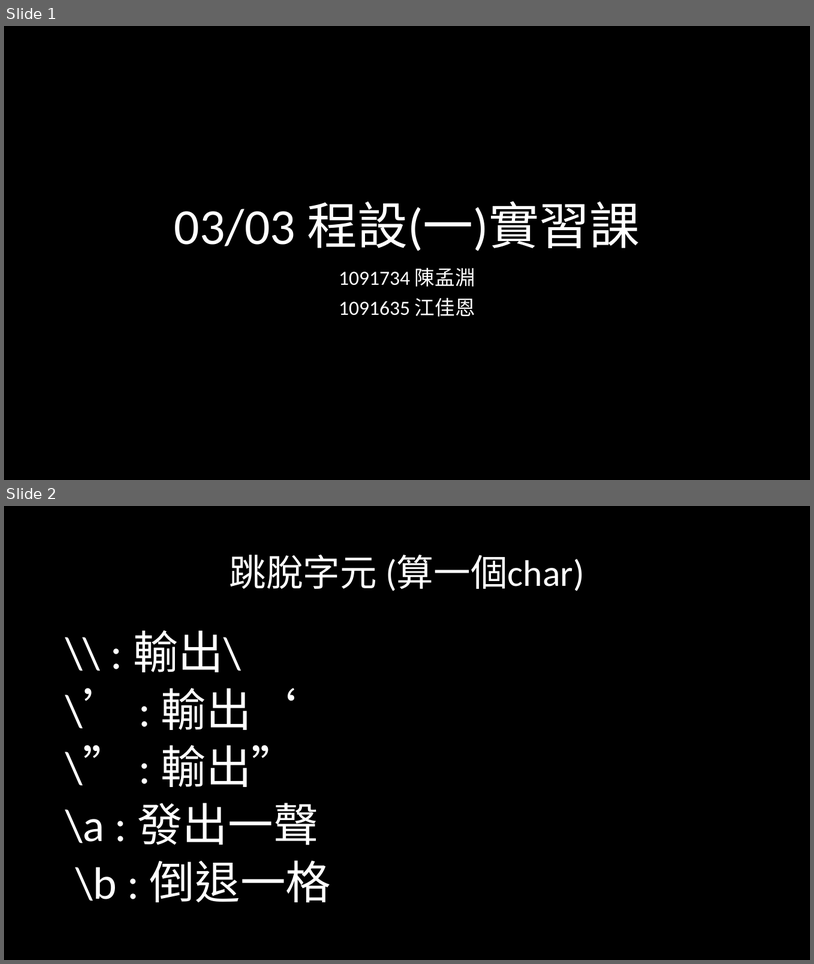
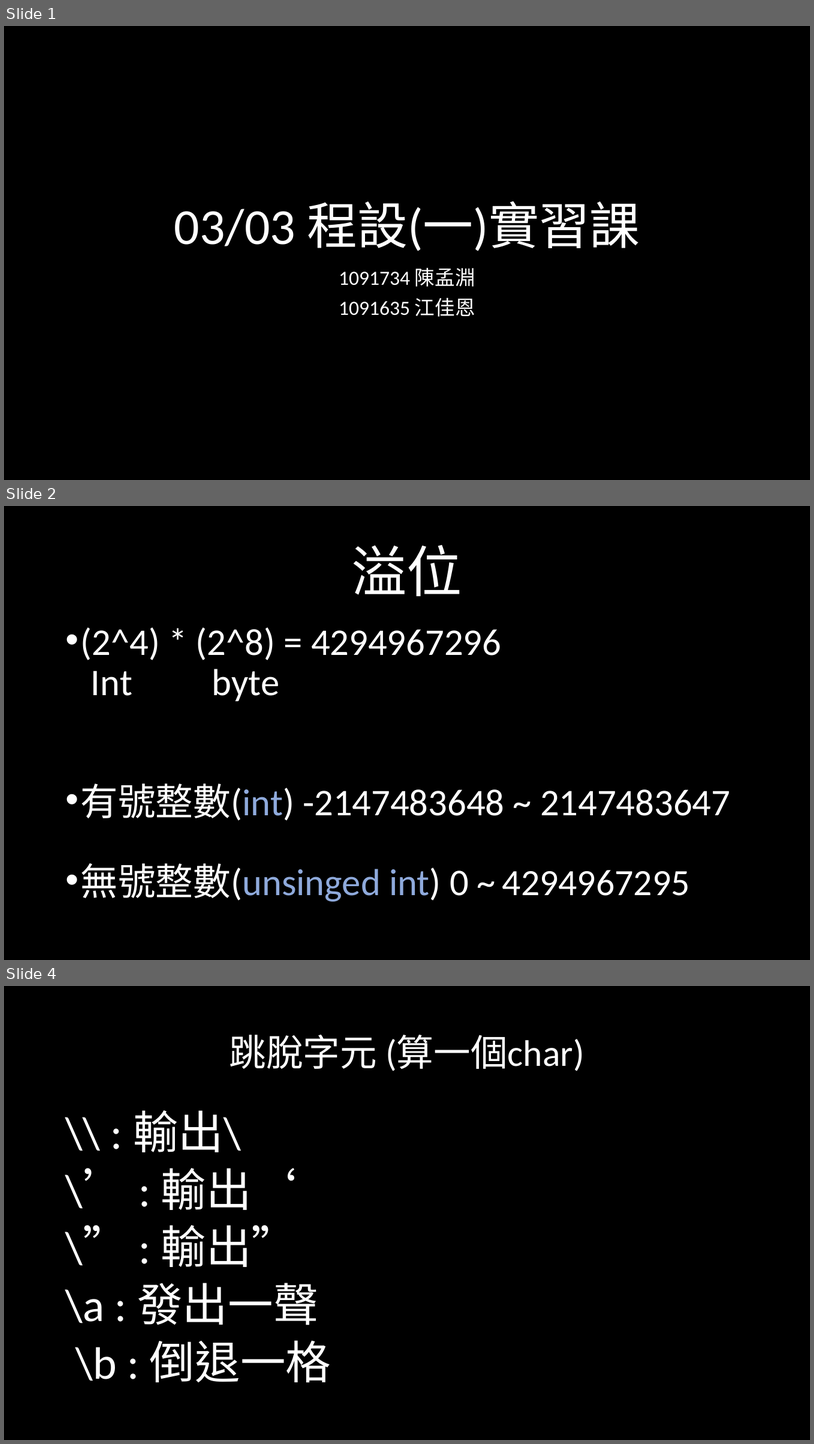
Before and after one commit to weermark/class, a slide deck: class_ppt/程一實習0303.pptx. Shown one above the other, each under a label of ours: slides 1 and 2 before the commit, slides 1, 2 and 4 after it; the slides between them are not shown. The pictures are 814x964 and 814x1444 pixels, drawn with LibreOffice and Linux fonts; fonts in the diff are those of the drawing. Boxes give left, top, right and bottom in pixels: in the first picture for what was removed or moved away, otherwise in the second. Text is boxed around its words. In the diff, an @@ line names an element or a change of style, - is before the commit and + after.

```diff
--- a/class_ppt/程一實習0303.pptx
+++ b/class_ppt/程一實習0303.pptx
@@ slide 2 added at <box>4,506,810,960</box>, background #000000 @@
@@ title added at <box>352,545,463,597</box>, 66 pt, text #FFFFFF @@
+溢位
@@ text added at <box>81,627,731,901</box>, 44.8 pt, text #FFFFFF @@
+• (2^4) * (2^8) = 4294967296
+Int byte
+• 有號整數(int) -2147483648 ~ 2147483647
+• 無號整數(unsinged int) 0 ~ 4294967295
@@ what was slide 2 is now slide 4 @@
```
Also in this commit, not shown: 1 other slide added, 1 other file.
